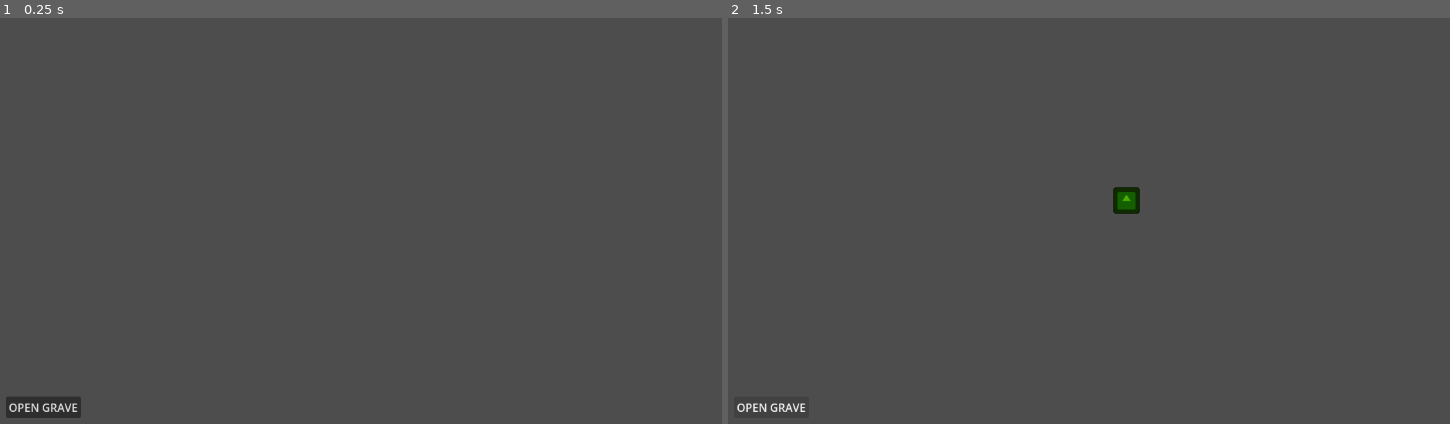
Above: before the commit, frames 1-2 (left to right).
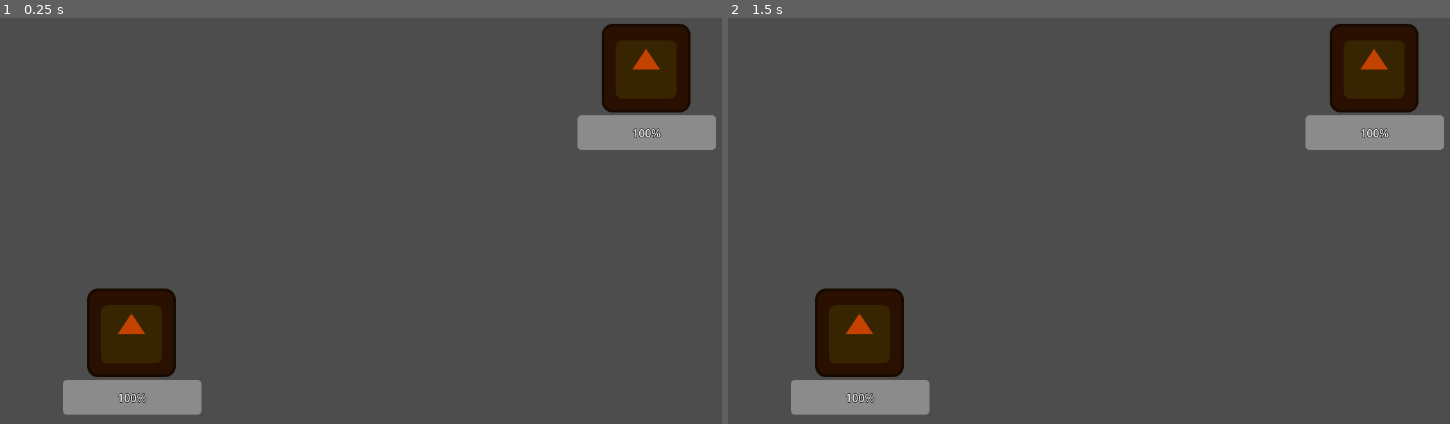
Above: after the commit, the same moments.

Repository: MiguelFMD/zombis-incremental
Game: Godot game, scene res://scenes/main.tscn
The game is run twice, just before and just after one commit, with the same random seed, the same clock (stepped at 60 frames per second) and the same inputs. The engine's default icon, where the game draws it, is replaced by a stand-in: a white triangle on a blue panel in a dark square.
Inputs (mouse positions are in pixels of both pictures, inside the frame that each line leads up to):
- Up to frame 1 (0.25 s): no input
- Up to frame 2 (1.5 s): click (771, 407) at 0.5 s, where only the run before the commit has a clickable "OPEN GRAVE"; click (771, 407) at 1.25 s, where only the run before the commit has a clickable "OPEN GRAVE"

The runs differ from the first frame. In frame 1, 9.0% of the frame differs, in the area x 0-100%, y 1-99%; in frame 2, 8.9%.

Commit message:
HealthComponent and zobie spawn

Diff:
--- a/project.godot
+++ b/project.godot
@@ -20,6 +20,14 @@
 GameEvents="*uid://bhj1b0clfnhh3"
 ZombieManager="*uid://b4ql4id8n8y22"
 
+[input]
+
+click={
+"deadzone": 0.2,
+"events": [Object(InputEventMouseButton,"resource_local_to_scene":false,"resource_name":"","device":-1,"window_id":0,"alt_pressed":false,"shift_pressed":false,"ctrl_pressed":false,"meta_pressed":false,"button_mask":0,"position":Vector2(0, 0),"global_position":Vector2(0, 0),"factor":1.0,"button_index":2,"canceled":false,"pressed":false,"double_click":false,"script":null)
+]
+}
+
 [physics]
 
 3d/physics_engine="Jolt Physics"
--- a/scenes/grave_base.gd
+++ b/scenes/grave_base.gd
@@ -2,12 +2,21 @@
 extends Node2D
 
 @export var zombies_amount : int = 1
-@export var health_amount : float = 1
+@onready var health_component: Node2D = $HealthComponent
+
+func _ready() -> void:
+	health_component.entity_die.connect(_on_entity_die)
 
 func _dig(dig_force : float):
-	health_amount -= dig_force
-	if health_amount <= 0:
-		_open_grave()
+	health_component.reduce_health(dig_force)
 
 func _open_grave():
-	GameEvents.grave_opened(global_position, zombies_amount)
+	GameEvents.grave_opened.emit(global_position, zombies_amount)
+	queue_free()
+
+func _on_entity_die():
+	_open_grave()
+
+func _on_area_2d_input_event(viewport: Node, event: InputEvent, shape_idx: int) -> void:
+	if event is InputEventMouseButton and event.is_pressed():
+		_dig(1)
--- a/scenes/grave_base.tscn
+++ b/scenes/grave_base.tscn
@@ -2,6 +2,10 @@
 
 [ext_resource type="Script" uid="uid://dlknbt2xgddh7" path="res://scenes/grave_base.gd" id="1_brnj0"]
 [ext_resource type="Texture2D" uid="uid://b8c5qi2pmrdy6" path="res://icon.svg" id="2_8hnol"]
+[ext_resource type="PackedScene" uid="uid://pkgnryg7u7mw" path="res://scenes/health_component.tscn" id="3_on5tq"]
+
+[sub_resource type="RectangleShape2D" id="RectangleShape2D_8hnol"]
+size = Vector2(125, 125)
 
 [node name="GraveBase" type="Node2D" unique_id=161415757]
 script = ExtResource("1_brnj0")
@@ -9,3 +13,13 @@
 [node name="Sprite2D" type="Sprite2D" parent="." unique_id=159493941]
 modulate = Color(0.7672088, 0.2643439, 3.7541986e-06, 1)
 texture = ExtResource("2_8hnol")
+
+[node name="Area2D" type="Area2D" parent="." unique_id=114972570]
+
+[node name="CollisionShape2D" type="CollisionShape2D" parent="Area2D" unique_id=785159106]
+shape = SubResource("RectangleShape2D_8hnol")
+
+[node name="HealthComponent" parent="." unique_id=711055347 instance=ExtResource("3_on5tq")]
+position = Vector2(0, 93)
+
+[connection signal="input_event" from="Area2D" to="." method="_on_area_2d_input_event"]
--- /dev/null
+++ b/scenes/health_component.gd
@@ -0,0 +1,20 @@
+extends Node2D
+
+signal entity_die()
+
+@export var max_health : float = 5
+@export var current_health : float = 5
+@onready var progress_bar: ProgressBar = $ProgressBar
+
+func _ready() -> void:
+	progress_bar.max_value = max_health
+	_update_health_bar()
+
+func _update_health_bar():
+	progress_bar.value = current_health
+
+func reduce_health(amount : float):
+	current_health -= amount
+	_update_health_bar()
+	if current_health <= 0:
+		entity_die.emit()
--- /dev/null
+++ b/scenes/health_component.tscn
@@ -0,0 +1,19 @@
+[gd_scene format=3 uid="uid://pkgnryg7u7mw"]
+
+[ext_resource type="Script" uid="uid://cr71sei1ebd8f" path="res://scenes/health_component.gd" id="1_2clxd"]
+
+[node name="HealthComponent" type="Node2D" unique_id=916921137]
+script = ExtResource("1_2clxd")
+
+[node name="ProgressBar" type="ProgressBar" parent="." unique_id=146251923]
+custom_minimum_size = Vector2(200, 50)
+anchors_preset = -1
+anchor_right = 0.25868055
+anchor_bottom = 0.13117284
+offset_right = 2.0
+grow_horizontal = 2
+grow_vertical = 2
+size_flags_vertical = 1
+theme_override_colors/font_outline_color = Color(0, 0, 0, 1)
+theme_override_constants/outline_size = 3
+metadata/_edit_use_anchors_ = true
--- a/scenes/main.tscn
+++ b/scenes/main.tscn
@@ -1,11 +1,20 @@
 [gd_scene format=3 uid="uid://gpbfdh4hlli6"]
 
 [ext_resource type="PackedScene" uid="uid://kp3jic2e6jql" path="res://scenes/test/TestUI.tscn" id="1_o5qli"]
+[ext_resource type="PackedScene" uid="uid://dchrhq84cns8g" path="res://scenes/grave_base.tscn" id="2_0wfyh"]
 
 [node name="Main" type="Node" unique_id=623545876]
 
 [node name="Camera2D" type="Camera2D" parent="." unique_id=509902267]
 
+[node name="GraveBase" parent="." unique_id=161415757 instance=ExtResource("2_0wfyh")]
+position = Vector2(-385, 191)
+
+[node name="GraveBase2" parent="." unique_id=357398618 instance=ExtResource("2_0wfyh")]
+position = Vector2(357, -191)
+zombies_amount = 2
+
 [node name="CanvasLayer" type="CanvasLayer" parent="." unique_id=249925814]
+visible = false
 
 [node name="TestUi" parent="CanvasLayer" unique_id=2081178485 instance=ExtResource("1_o5qli")]
--- a/scenes/test/TestUI.tscn
+++ b/scenes/test/TestUI.tscn
@@ -9,6 +9,7 @@
 anchor_bottom = 1.0
 grow_horizontal = 2
 grow_vertical = 2
+mouse_filter = 2
 script = ExtResource("1_pm848")
 
 [node name="MarginContainer" type="MarginContainer" parent="." unique_id=1801502342]
--- a/scenes/test/test_ui.gd
+++ b/scenes/test/test_ui.gd
@@ -12,6 +12,5 @@
 
 
 func _on_button_pressed() -> void:
-	print("presionado")
 	var new_position = Vector2(0, 0)
 	GameEvents.grave_opened.emit(new_position, 1)
--- a/scenes/zombie_manager.gd
+++ b/scenes/zombie_manager.gd
@@ -3,6 +3,7 @@
 @onready var zombie_scene = preload("res://scenes/zombie_base.tscn")
 
 var zombies : Node2D
+var zombie_spawn_separation = 50
 
 func _ready() -> void:
 	zombies = Node2D.new()
@@ -11,12 +12,11 @@
 	GameEvents.grave_opened.connect(_on_grave_opened)
 
 func _on_grave_opened(grave_position, amount):
-	print("ey")
 	for n in amount:
 		_create_zombie(grave_position)
 
 func _create_zombie(zombie_position):
-	print("eyeyyeyey")
 	var new_zombie = zombie_scene.instantiate()
-	new_zombie.global_position = zombie_position
+	var rng = RandomNumberGenerator.new()
+	new_zombie.global_position = Vector2(zombie_position.x + rng.randf_range(-zombie_spawn_separation, zombie_spawn_separation), zombie_position.y + rng.randf_range(-zombie_spawn_separation, zombie_spawn_separation))
 	zombies.add_child(new_zombie)
Not shown, added: scenes/health_component.gd.uid
